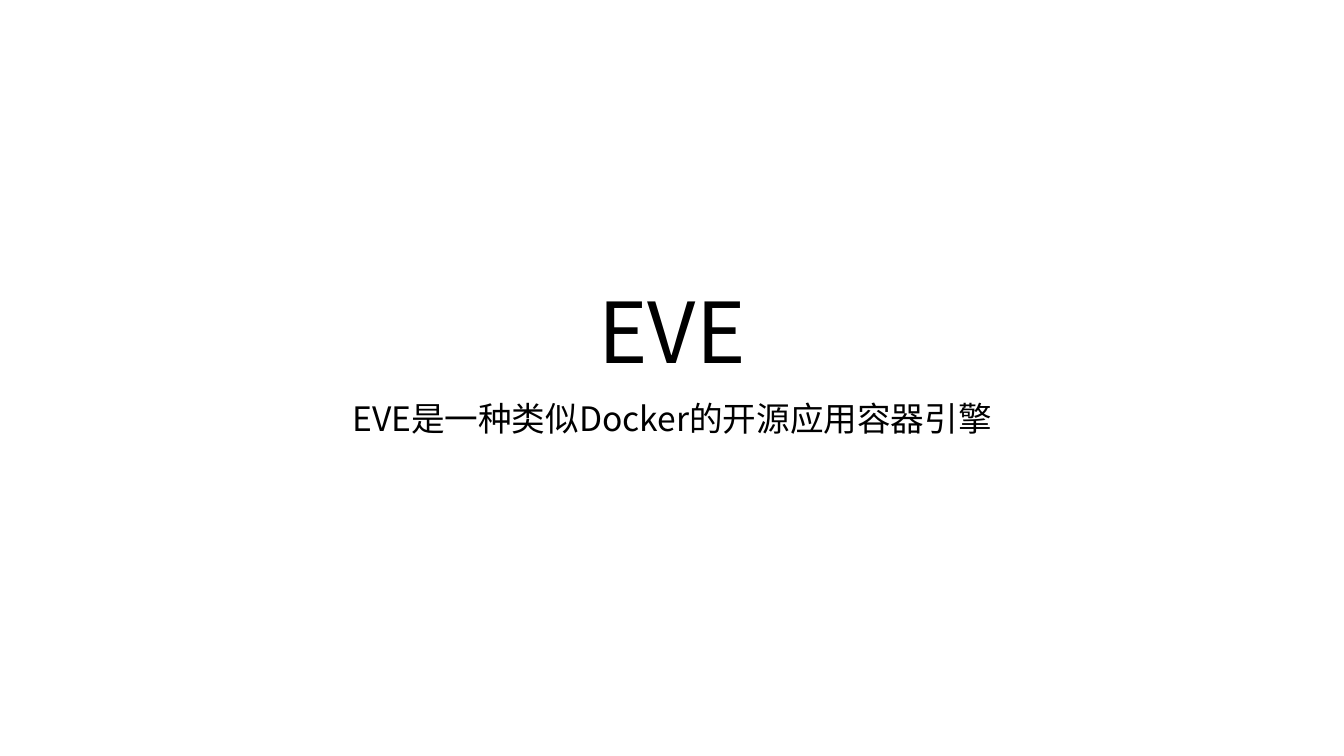
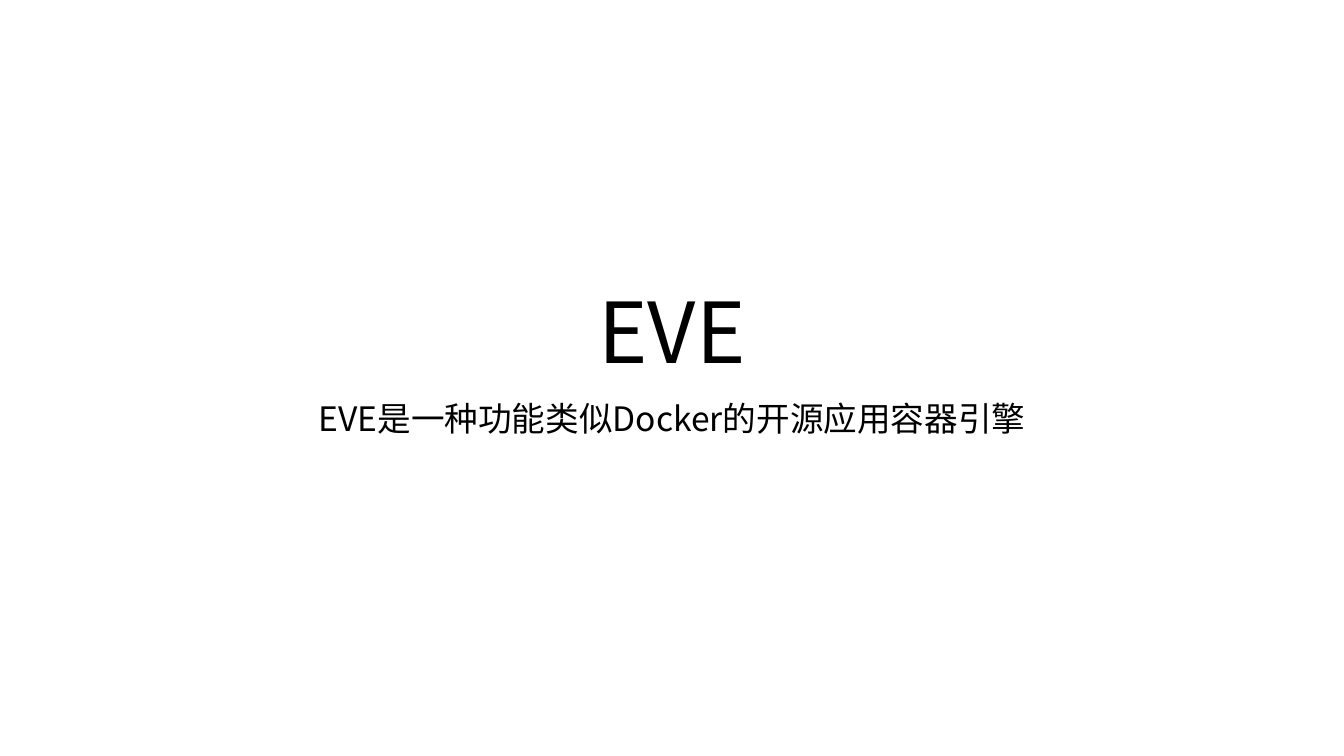
Before and after one commit to yindaheng98/Notebook, a slide deck: slide 1 of 学习笔记/边缘计算/EVE.pptx. Drawn at 1344x756 pixels with LibreOffice and Linux fonts; fonts in the diff are those of the drawing. Boxes give left, top, right and bottom in pixels: in the first picture for what was removed or moved away, otherwise in the second. Text is boxed around its words. In the diff, an @@ line names an element or a change of style, - is before the commit and + after.

```diff
--- a/学习笔记/边缘计算/EVE.pptx
+++ b/学习笔记/边缘计算/EVE.pptx
@@ subtitle at (319, 402, 1026, 434): text changed @@
-EVE是一种类似Docker的开源应用容器引擎
+EVE是一种功能类似Docker的开源应用容器引擎
```
Also in this commit, not shown: 2 other files.
